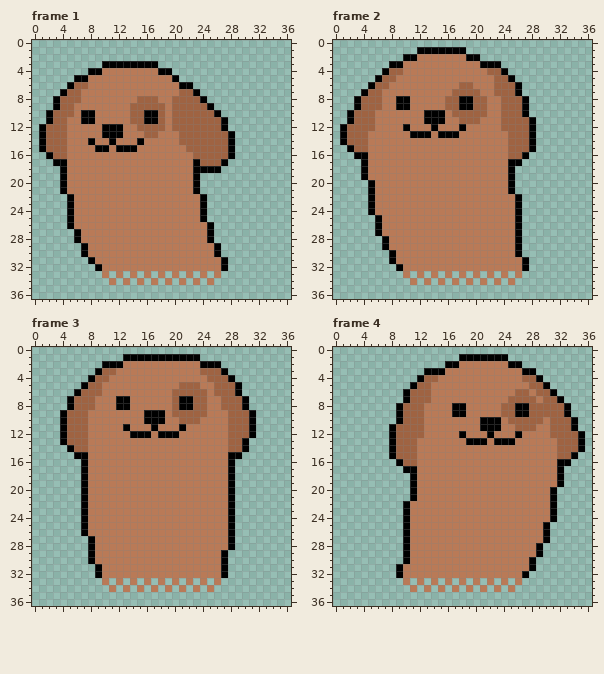
One commit to this animated GIF sprite: images/dog_alphabet.gif. This is how it looked before the edit.
The file is 37x37 pixels, 8 frames. Shown: frame 1, frame 2, frame 3, frame 4. The commit also changed other frames, which this record leaves out.
The result:
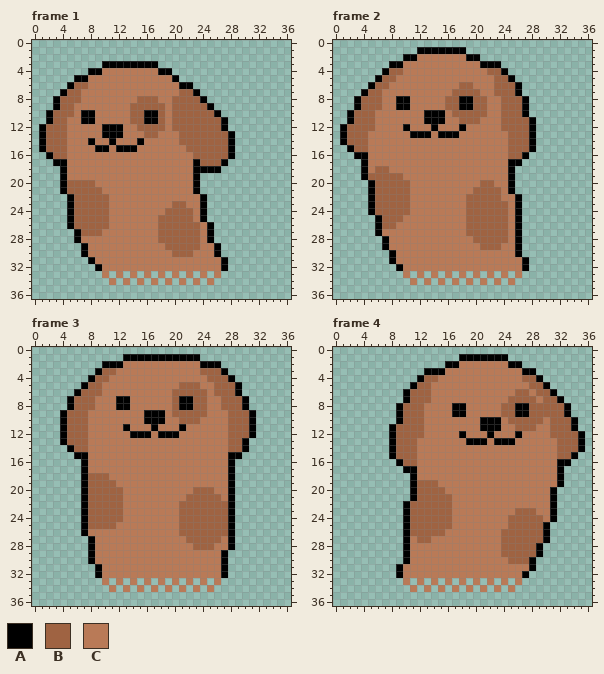
Palette (. is transparent): A #000000  B #9f6342  C #b97a57
Diff:
--- frame 1
@@ x 3..25 @@
 19 .ACCCCCCCCCCCCCCCCCCA..
-20 .ACCCCCCCCCCCCCCCCCCA..
-21 .ACCCCCCCCCCCCCCCCCCA..
-22 ..ACCCCCCCCCCCCCCCCCCA.
-23 ..ACCCCCCCCCCCCCCCCCCA.
-24 ..ACCCCCCCCCCCCCCCCCCA.
-25 ..ACCCCCCCCCCCCCCCCCCA.
-26 ..ACCCCCCCCCCCCCCCCCCCA
-27 ...ACCCCCCCCCCCCCCCCCCA
-28 ...ACCCCCCCCCCCCCCCCCCA
-29 ....ACCCCCCCCCCCCCCCCCC
-30 ....ACCCCCCCCCCCCCCCCCC
+20 .ABBBBCCCCCCCCCCCCCCA..
+21 .ABBBBBCCCCCCCCCCCCCA..
+22 ..ABBBBBCCCCCCCCCCCCCA.
+23 ..ABBBBBCCCCCCCCCBBCCA.
+24 ..ABBBBBCCCCCCCCBBBBCA.
+25 ..ABBBBBCCCCCCCBBBBBCA.
+26 ..ABBBBBCCCCCCCBBBBBBCA
+27 ...ABBBCCCCCCCCBBBBBBCA
+28 ...ACCCCCCCCCCCBBBBBBCA
+29 ....ACCCCCCCCCCCBBBBBCC
+30 ....ACCCCCCCCCCCCBBBCCC
 31 .....ACCCCCCCCCCCCCCCCC
--- frame 2
@@ x 3..26 @@
 17 .ACCCCCCCCCCCCCCCCCCCCAA
-18 .ACCCCCCCCCCCCCCCCCCCCA.
-19 .ACCCCCCCCCCCCCCCCCCCCA.
-20 ..ACCCCCCCCCCCCCCCCCCCA.
-21 ..ACCCCCCCCCCCCCCCCCCCA.
-22 ..ACCCCCCCCCCCCCCCCCCCCA
-23 ..ACCCCCCCCCCCCCCCCCCCCA
-24 ..ACCCCCCCCCCCCCCCCCCCCA
-25 ...ACCCCCCCCCCCCCCCCCCCA
-26 ...ACCCCCCCCCCCCCCCCCCCA
-27 ...ACCCCCCCCCCCCCCCCCCCA
-28 ....ACCCCCCCCCCCCCCCCCCA
-29 ....ACCCCCCCCCCCCCCCCCCA
+18 .ACBBCCCCCCCCCCCCCCCCCA.
+19 .ABBBBBCCCCCCCCCCCCCCCA.
+20 ..ABBBBBCCCCCCCCCCBBCCA.
+21 ..ABBBBBCCCCCCCCCBBBBCA.
+22 ..ABBBBBCCCCCCCCBBBBBCCA
+23 ..ABBBBBCCCCCCCCBBBBBBCA
+24 ..ABBBBBCCCCCCCCBBBBBBCA
+25 ...ABBBCCCCCCCCCBBBBBBCA
+26 ...ABBCCCCCCCCCCBBBBBBCA
+27 ...ACCCCCCCCCCCCBBBBBBCA
+28 ....ACCCCCCCCCCCCBBBBBCA
+29 ....ACCCCCCCCCCCCCBBBCCA
 30 .....ACCCCCCCCCCCCCCCCCA
--- frame 3
@@ x 6..29 @@
 17 .ACCCCCCCCCCCCCCCCCCCCA.
-18 .ACCCCCCCCCCCCCCCCCCCCA.
-19 .ACCCCCCCCCCCCCCCCCCCCA.
-20 .ACCCCCCCCCCCCCCCCCCCCA.
-21 .ACCCCCCCCCCCCCCCCCCCCA.
-22 .ACCCCCCCCCCCCCCCCCCCCA.
-23 .ACCCCCCCCCCCCCCCCCCCCA.
-24 .ACCCCCCCCCCCCCCCCCCCCA.
-25 .ACCCCCCCCCCCCCCCCCCCCA.
-26 .ACCCCCCCCCCCCCCCCCCCCA.
-27 ..ACCCCCCCCCCCCCCCCCCCA.
-28 ..ACCCCCCCCCCCCCCCCCCCA.
+18 .ABBBCCCCCCCCCCCCCCCCCA.
+19 .ABBBBCCCCCCCCCCCCCCCCA.
+20 .ABBBBBCCCCCCCCCCBBBCCA.
+21 .ABBBBBCCCCCCCCCBBBBBCA.
+22 .ABBBBBCCCCCCCCBBBBBBBA.
+23 .ABBBBBCCCCCCCCBBBBBBBA.
+24 .ABBBBBCCCCCCCCBBBBBBBA.
+25 .ABBBBCCCCCCCCCBBBBBBBA.
+26 .ACCCCCCCCCCCCCBBBBBBBA.
+27 ..ACCCCCCCCCCCCCBBBBBCA.
+28 ..ACCCCCCCCCCCCCCBBBCCA.
 29 ..ACCCCCCCCCCCCCCCCCCA..
--- frame 4
@@ x 9..31 @@
 18 ..ACCCCCCCCCCCCCCCCCCCC
-19 ..ACCCCCCCCCCCCCCCCCCCC
-20 ..ACCCCCCCCCCCCCCCCCCCA
-21 ..ACCCCCCCCCCCCCCCCCCCA
-22 .ACCCCCCCCCCCCCCCCCCCCA
-23 .ACCCCCCCCCCCCCCCCCCCCA
-24 .ACCCCCCCCCCCCCCCCCCCCA
-25 .ACCCCCCCCCCCCCCCCCCCA.
-26 .ACCCCCCCCCCCCCCCCCCCA.
-27 .ACCCCCCCCCCCCCCCCCCCA.
-28 .ACCCCCCCCCCCCCCCCCCA..
-29 .ACCCCCCCCCCCCCCCCCCA..
-30 .ACCCCCCCCCCCCCCCCCA...
+19 ..ABBBCCCCCCCCCCCCCCCCC
+20 ..ABBBBCCCCCCCCCCCCCCCA
+21 ..ABBBBBCCCCCCCCCCCCCCA
+22 .ABBBBBBCCCCCCCCCCCCCCA
+23 .ABBBBBBCCCCCCCCCBBBCCA
+24 .ABBBBBBCCCCCCCCBBBBBCA
+25 .ABBBBBBCCCCCCCCBBBBBA.
+26 .ABBBBBCCCCCCCCBBBBBBA.
+27 .ACBBCCCCCCCCCCBBBBBBA.
+28 .ACCCCCCCCCCCCCBBBBBA..
+29 .ACCCCCCCCCCCCCBBBBBA..
+30 .ACCCCCCCCCCCCCCBBBA...
 31 ACCCCCCCCCCCCCCCCCCA...
Where, in picture pixels (left, top, right, bottom), the same in both pictures:
changed: (67, 180, 109, 236)
changed: (158, 201, 200, 257)
changed: (368, 166, 410, 229)
changed: (466, 180, 508, 250)
changed: (88, 473, 123, 529)
changed: (179, 487, 228, 550)
changed: (410, 480, 452, 543)
changed: (501, 508, 543, 564)
